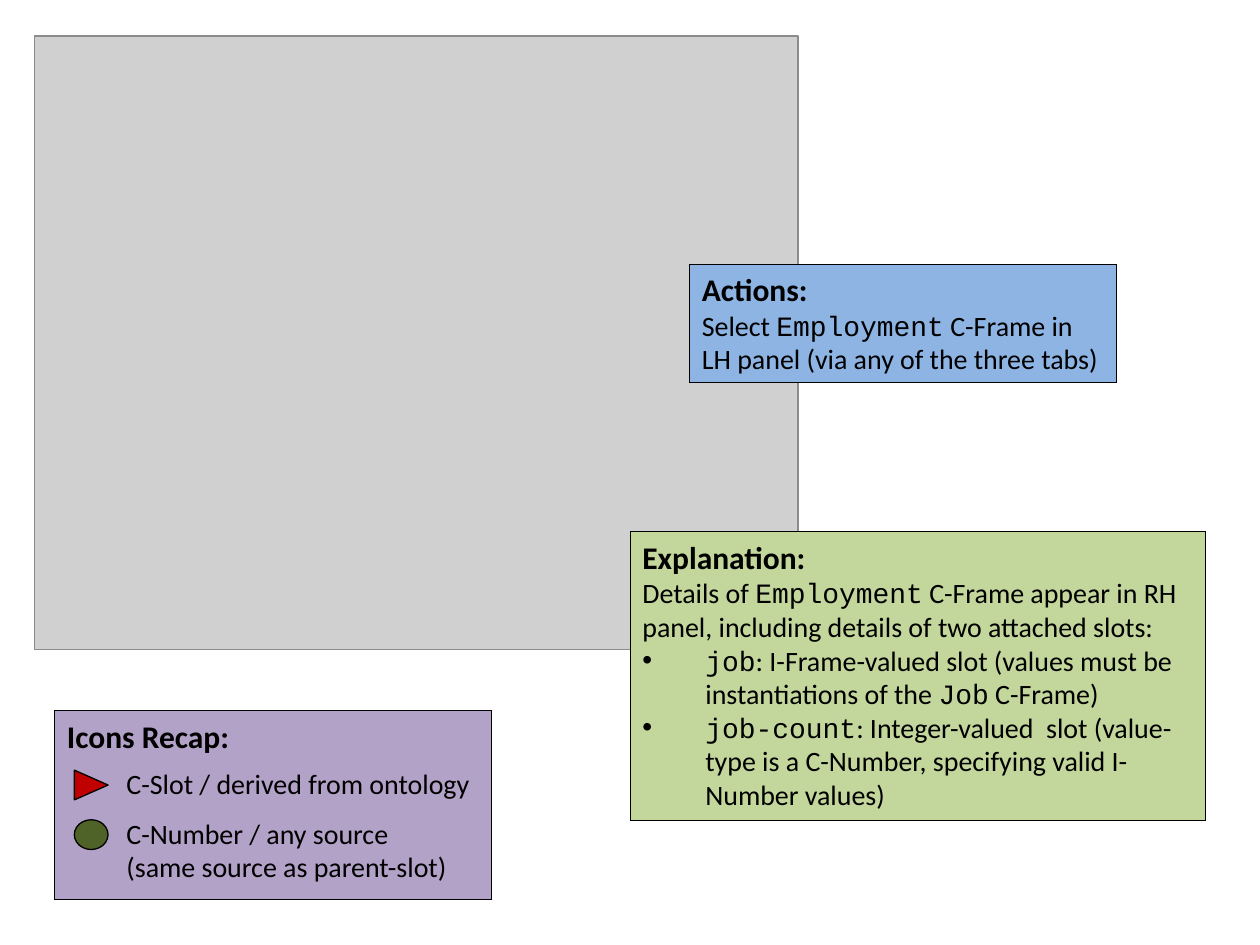
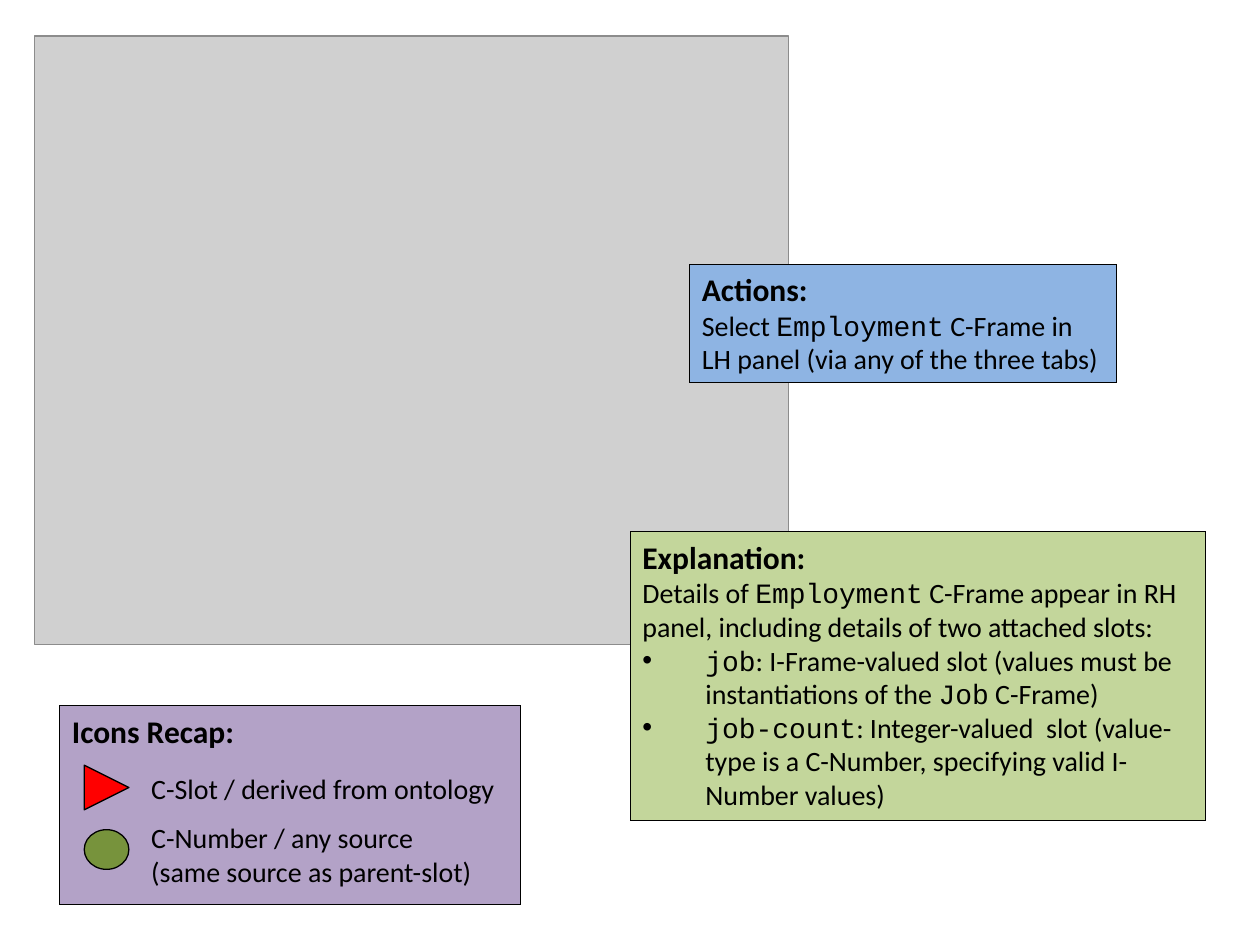
Before and after one commit to colin-puleston/mekon-hobo, a slide deck: slide 12 of docs/MEKON-HOBO Introductory Tutorial.pptx. Drawn at 1260x945 pixels with LibreOffice and Linux fonts; fonts in the diff are those of the drawing; grey boxes stand for pictures. Boxes give left, top, right and bottom in pixels: in the first picture for what was removed or moved away, otherwise in the second. Text is boxed around its words. In the diff, an @@ line names an element or a change of style, - is before the commit and + after.

```diff
--- a/docs/MEKON-HOBO Introductory Tutorial.pptx
+++ b/docs/MEKON-HOBO Introductory Tutorial.pptx
@@ picture: place and size @@
-picture at <box>35,37,799,650</box>
+picture at <box>35,37,790,645</box>
@@ rectangle "Icons Recap:": place and size @@
-rectangle "Icons Recap:" at <box>54,711,490,900</box>
+rectangle "Icons Recap:" at <box>59,706,520,903</box>
@@ triangle: place and size @@
-triangle at <box>75,770,109,801</box>
+triangle at <box>84,765,129,809</box>
@@ triangle at <box>84,765,129,809</box>: fill #C00000 to #FF0000 @@
@@ text "C-Slot / derived from ontology": place and size @@
-text "C-Slot / derived from ontology" at <box>126,774,469,799</box>
+text "C-Slot / derived from ontology" at <box>151,779,494,804</box>
@@ ellipse: place and size @@
-ellipse at <box>74,820,108,850</box>
+ellipse at <box>84,829,129,868</box>
@@ ellipse at <box>84,829,129,868</box>: fill #4F6228 to #77933C @@
@@ text "C-Number / any source": place and size @@
-text "C-Number / any source" at <box>126,824,447,882</box>
+text "C-Number / any source" at <box>151,828,472,887</box>
```
Also in this commit, not shown: 15 other slides changed, 2 slides added, 2 slides removed.
